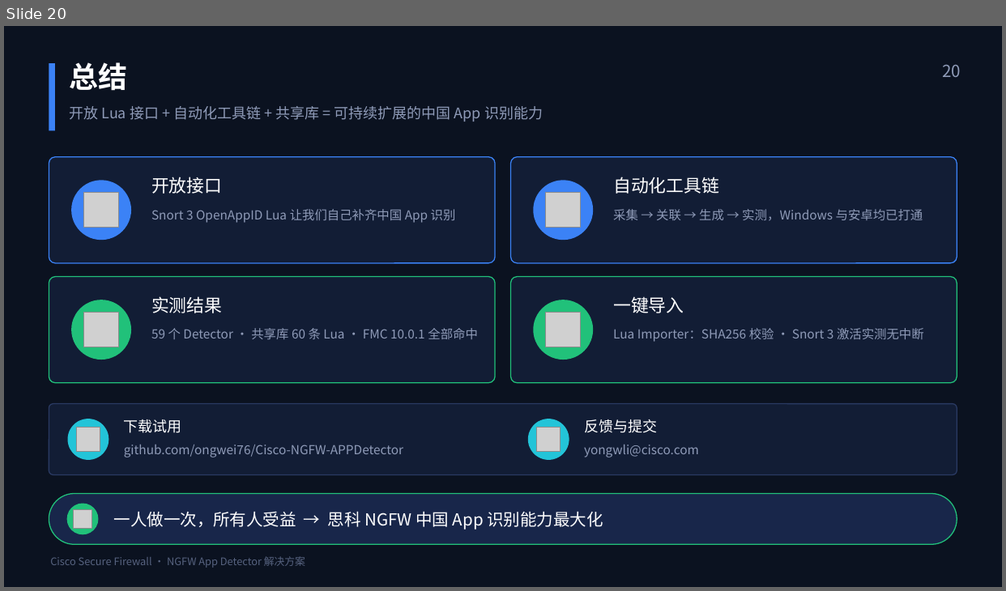
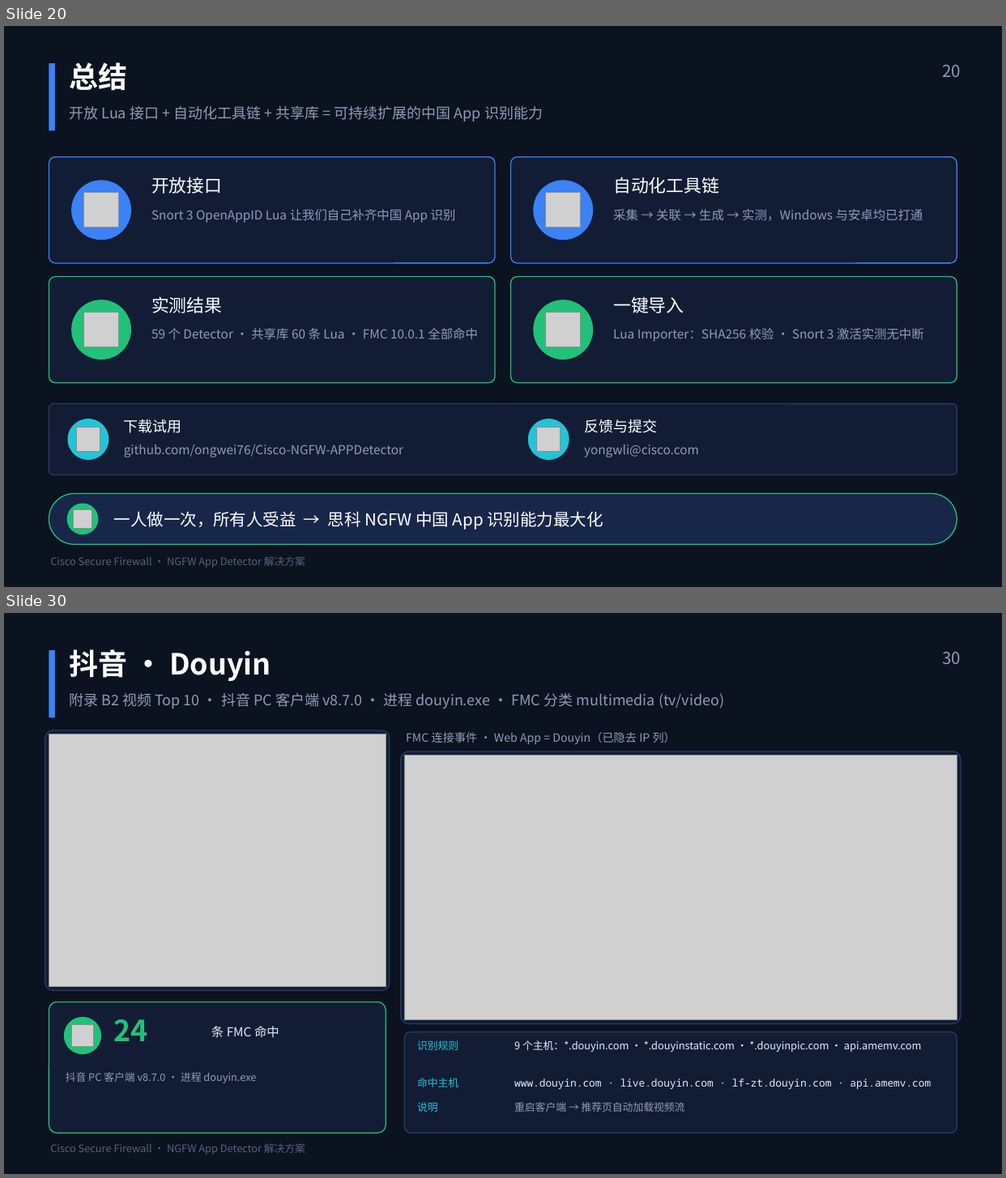
Before and after one commit to ongwei76/Cisco-NGFW-APPDetector, a slide deck: presentation/NGFW_App_Detector_解决方案介绍_中文.pptx. Shown one above the other, each under a label of ours: slide 20 before the commit, slides 20 and 30 after it; the slides between them are not shown. The pictures are 1006x591 and 1006x1178 pixels, drawn with LibreOffice and Linux fonts; fonts in the diff are those of the drawing; grey boxes stand for pictures. Boxes give left, top, right and bottom in pixels: in the first picture for what was removed or moved away, otherwise in the second. Text is boxed around its words. In the diff, an @@ line names an element or a change of style, - is before the commit and + after.

```diff
--- a/presentation/NGFW_App_Detector_解决方案介绍_中文.pptx
+++ b/presentation/NGFW_App_Detector_解决方案介绍_中文.pptx
@@ slide 30 added at box(4, 613, 1002, 1174), background #FFFFFF @@
@@ rectangle added at box(4, 613, 1002, 1174), fill #0B1220 @@
@@ rectangle added at box(49, 650, 55, 717), fill #3B82F6 @@
@@ text added at box(69, 649, 271, 681), 28 pt, text #FFFFFF, bold @@
+抖音 · Douyin
@@ text added at box(942, 651, 961, 664), 16 pt, text #8F9BB8 @@
+30
@@ text added at box(69, 693, 724, 709), 14 pt, text #8F9BB8 @@
+附录 B2 视频 Top 10 · 抖音 PC 客户端 v8.7.0 · 进程 douyin.exe · FMC 分类 multimedia (tv/video)
@@ rounded rectangle added at box(45, 730, 390, 991), fill #121D35, outline #2A3A63 1 pt @@
@@ text added at box(406, 732, 675, 744), 11 pt, text #8F9BB8 @@
+FMC 连接事件 · Web App = Douyin（已隐去 IP 列）
@@ picture added at box(49, 735, 386, 987) @@
@@ rounded rectangle added at box(401, 752, 961, 1024), fill #121D35, outline #2A3A63 1 pt @@
@@ picture added at box(404, 756, 957, 1020) @@
@@ rounded rectangle added at box(49, 1003, 386, 1133), fill #121D35, outline #21C17A 1 pt @@
@@ ellipse added at box(64, 1017, 101, 1054), fill #21C17A @@
@@ picture added at box(72, 1024, 94, 1046) @@
@@ text added at box(114, 1020, 148, 1041), 28 pt, text #21C17A, bold @@
+24
@@ text added at box(211, 1026, 279, 1037), 12 pt, text #E3EAF7 @@
+条 FMC 命中
@@ rounded rectangle added at box(404, 1033, 957, 1133), fill #121D35, outline #2A3A63 1 pt @@
@@ text added at box(417, 1041, 458, 1050), 10 pt, text #23C4D8 @@
+识别规则
@@ text added at box(514, 1041, 922, 1052), 10 pt, text #E3EAF7 @@
+9 个主机：*.douyin.com · *.douyinstatic.com · *.douyinpic.com · api.amemv.com
@@ text added at box(66, 1072, 256, 1084), 10 pt, text #8F9BB8 @@
+抖音 PC 客户端 v8.7.0 · 进程 douyin.exe
@@ text added at box(417, 1078, 458, 1088), 10 pt, text #23C4D8 @@
+命中主机
@@ text added at box(514, 1079, 931, 1089), 10 pt, text #E3EAF7 @@
+www.douyin.com · live.douyin.com · lf-zt.douyin.com · api.amemv.com
@@ text added at box(417, 1102, 438, 1112), 10 pt, text #23C4D8 @@
+说明
@@ text added at box(514, 1102, 685, 1112), 10 pt, text #8F9BB8 @@
+重启客户端 → 推荐页自动加载视频流
@@ text added at box(50, 1144, 305, 1155), 10 pt, text #56627F @@
+Cisco Secure Firewall · NGFW App Detector 解决方案
```
Also in this commit, not shown: 1 slide changed, 68 other slides added, 4 other files.
